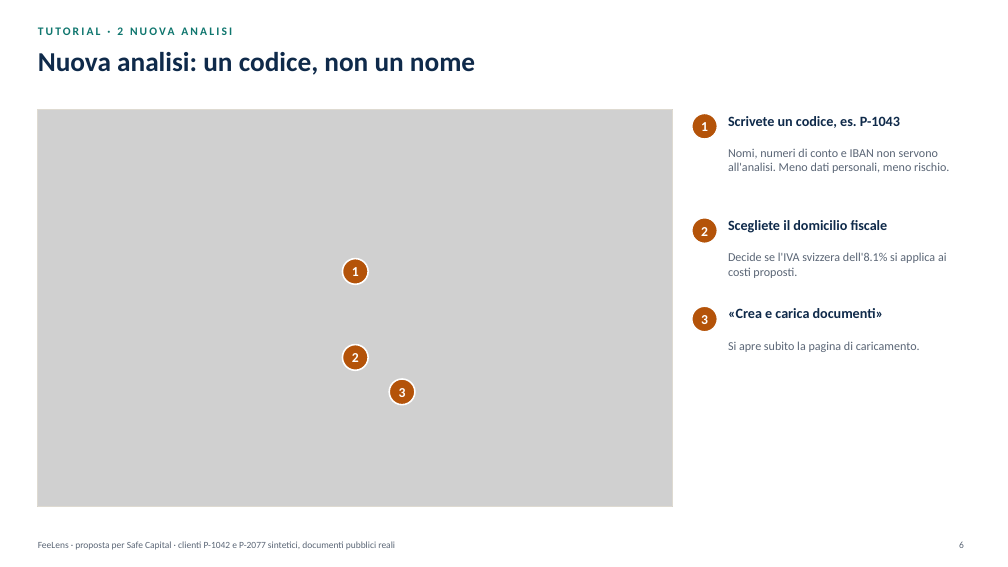
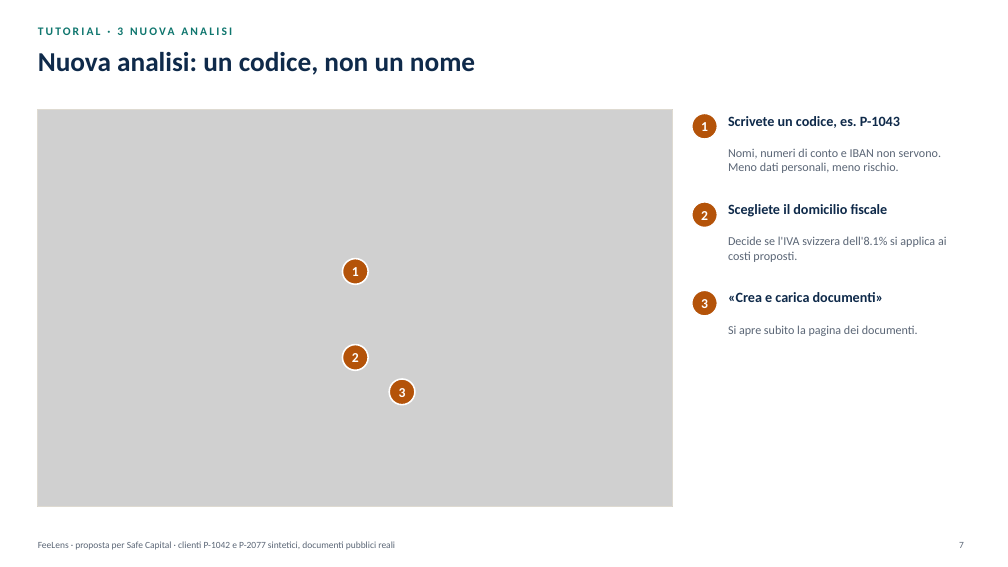
Before and after one commit to rossotti-alessandro/PortfolioCostEngine, a slide deck: slide 7 of slides/FeeLens_Proposta_IT.pptx (slide 6 before the commit). Drawn at 1008x567 pixels with LibreOffice and Linux fonts; fonts in the diff are those of the drawing; grey boxes stand for pictures. Boxes give left, top, right and bottom in pixels: in the first picture for what was removed or moved away, otherwise in the second. Text is boxed around its words. In the diff, an @@ line names an element or a change of style, - is before the commit and + after.

```diff
--- a/slides/FeeLens_Proposta_IT.pptx
+++ b/slides/FeeLens_Proposta_IT.pptx
@@ text at [728, 148, 942, 173]: text changed @@
-Nomi, numeri di conto e IBAN non servono all'analisi. Meno dati personali, meno rischio.
+Nomi, numeri di conto e IBAN non servono. Meno dati personali, meno rischio.
@@ 5 texts, 2 ellipses: place and size @@
-5 texts, 2 ellipses at [692, 218, 947, 332]
+5 texts, 2 ellipses at [692, 202, 947, 316]
@@ text at [728, 325, 918, 336]: text changed @@
-Si apre subito la pagina di caricamento.
+Si apre subito la pagina dei documenti.
@@ page number at [959, 542, 964, 548]: text changed @@
-6
+7
```
Also in this commit, not shown: 24 other slides changed, 4 slides added, 1 slide removed, 36 other files.
